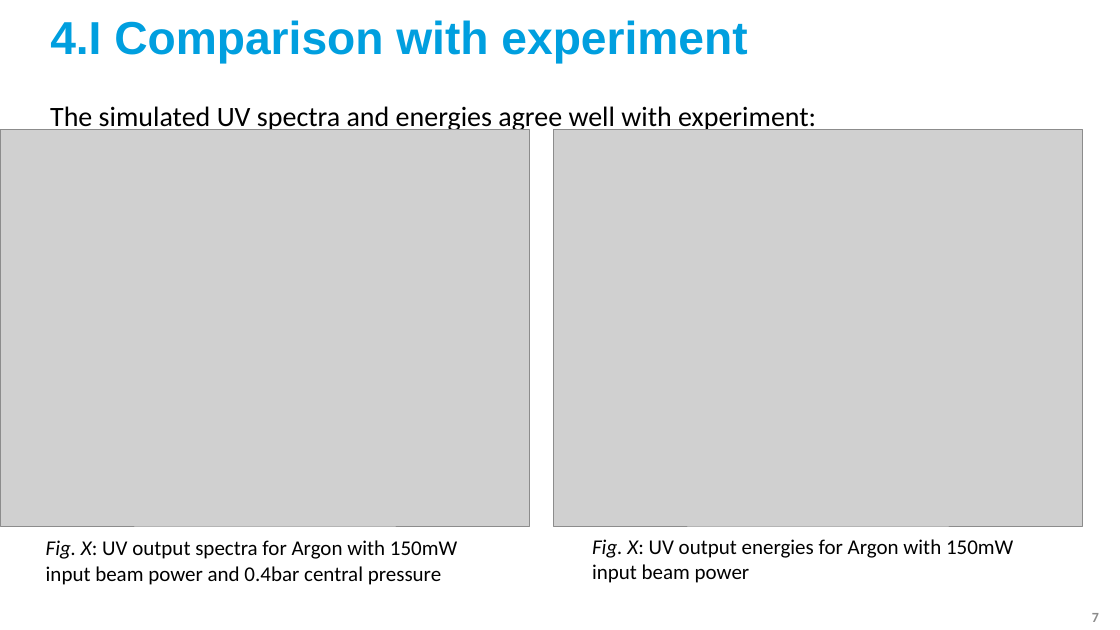
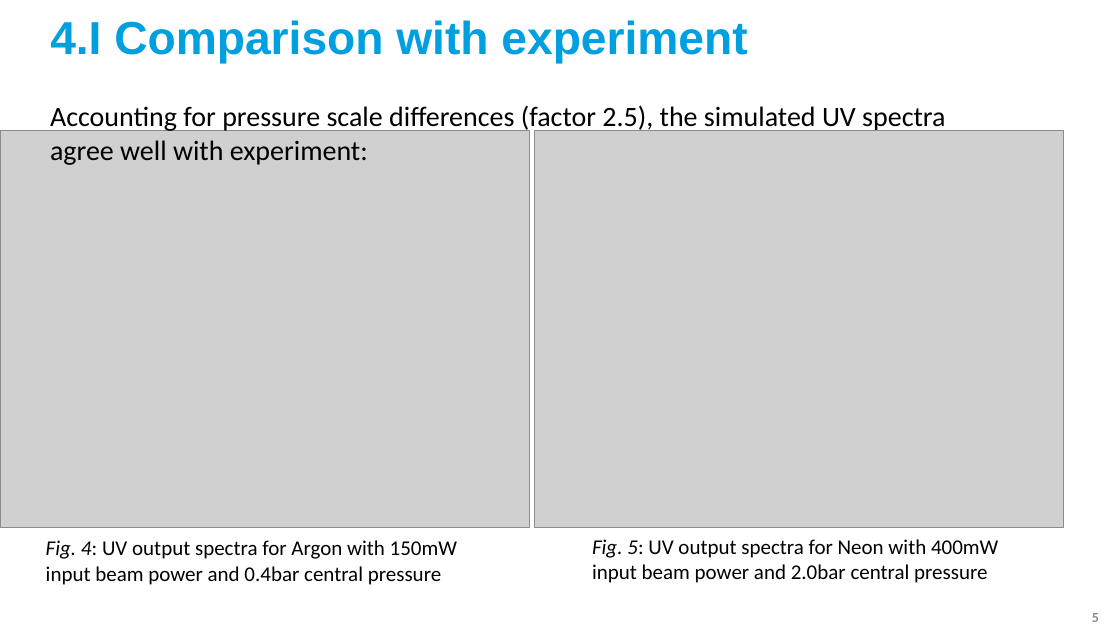
Before and after one commit to david-f-amorim/Simulating-THG-of-few-femtosecond-pulses-in-a-noble-gas-, a slide deck: slide 5 of presentations/DESY - Final Presentation (fixed).pptx (slide 7 before the commit). Drawn at 1120x630 pixels with LibreOffice and Linux fonts; fonts in the diff are those of the drawing; grey boxes stand for pictures; background and template pictures are left out. Boxes give left, top, right and bottom in pixels: in the first picture for what was removed or moved away, otherwise in the second. Text is boxed around its words. In the diff, an @@ line names an element or a change of style, - is before the commit and + after.

```diff
--- a/presentations/DESY - Final Presentation (fixed).pptx
+++ b/presentations/DESY - Final Presentation (fixed).pptx
@@ text at <box>50,105,945,165</box>: text changed @@
-The simulated UV spectra and energies agree well with experiment:
+Accounting for pressure scale differences (factor 2.5), the simulated UV spectra agree well with experiment:
@@ picture: place and size @@
-picture at <box>554,129,1083,526</box>
+picture at <box>535,130,1065,527</box>
@@ text at <box>592,539,998,583</box>: text changed @@
-Fig. X: UV output energies for Argon with 150mW
-input beam power
+Fig. 5: UV output spectra for Neon with 400mW input beam power and 2.0bar central pressure
@@ text at <box>46,540,457,559</box>: text changed @@
-Fig. X: UV output spectra for Argon with 150mW
+Fig. 4: UV output spectra for Argon with 150mW
@@ page number at <box>1092,613,1099,622</box>: text changed @@
-7
+5
```
Also in this commit, not shown: 9 other slides changed, 2 slides added, 4 slides removed, 8 other files.
